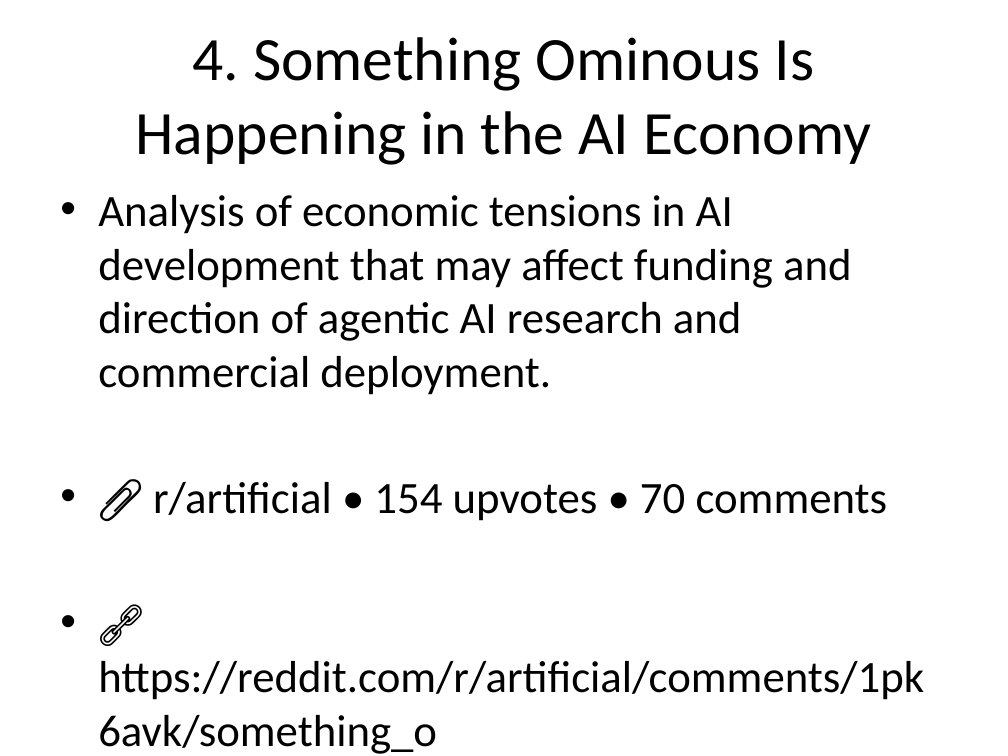
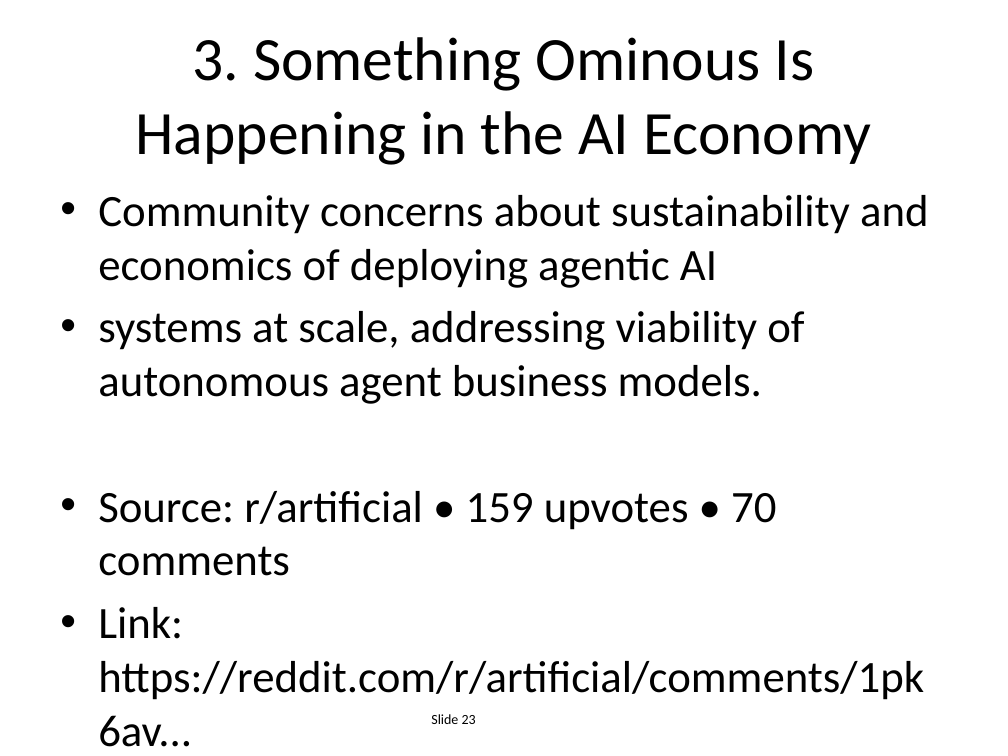
Before and after one commit to EiriniOr/ai-weekly-digest, a slide deck: slide 23 of AI_Weekly_2025-12-14.pptx (slide 24 before the commit). Drawn at 1008x756 pixels with LibreOffice and Linux fonts; fonts in the diff are those of the drawing. Boxes give left, top, right and bottom in pixels: in the first picture for what was removed or moved away, otherwise in the second. Text is boxed around its words. In the diff, an @@ line names an element or a change of style, - is before the commit and + after.

```diff
--- a/AI_Weekly_2025-12-14.pptx
+++ b/AI_Weekly_2025-12-14.pptx
@@ title at (136,37,871,165): text changed @@
-4. Something Ominous Is Happening in the AI Economy
+3. Something Ominous Is Happening in the AI Economy
@@ text at (98,195,929,700): text changed @@
-• Analysis of economic tensions in AI development that may affect funding and direction of agentic AI research and commercial deployment.
-• 📎 r/artificial • 154 upvotes • 70 comments
-• 🔗 https://reddit.com/r/artificial/comments/1pk6avk/something_o
+• Community concerns about sustainability and economics of deploying agentic AI
+• systems at scale, addressing viability of autonomous agent business models.
+• Source: r/artificial • 159 upvotes • 70 comments
+• Link: https://reddit.com/r/artificial/comments/1pk6av...
@@ text added at (431,714,476,724), 10 pt, text #000000 @@
+Slide 23
```
Also in this commit, not shown: 23 other slides changed, 1 slide added, 1 slide removed.
